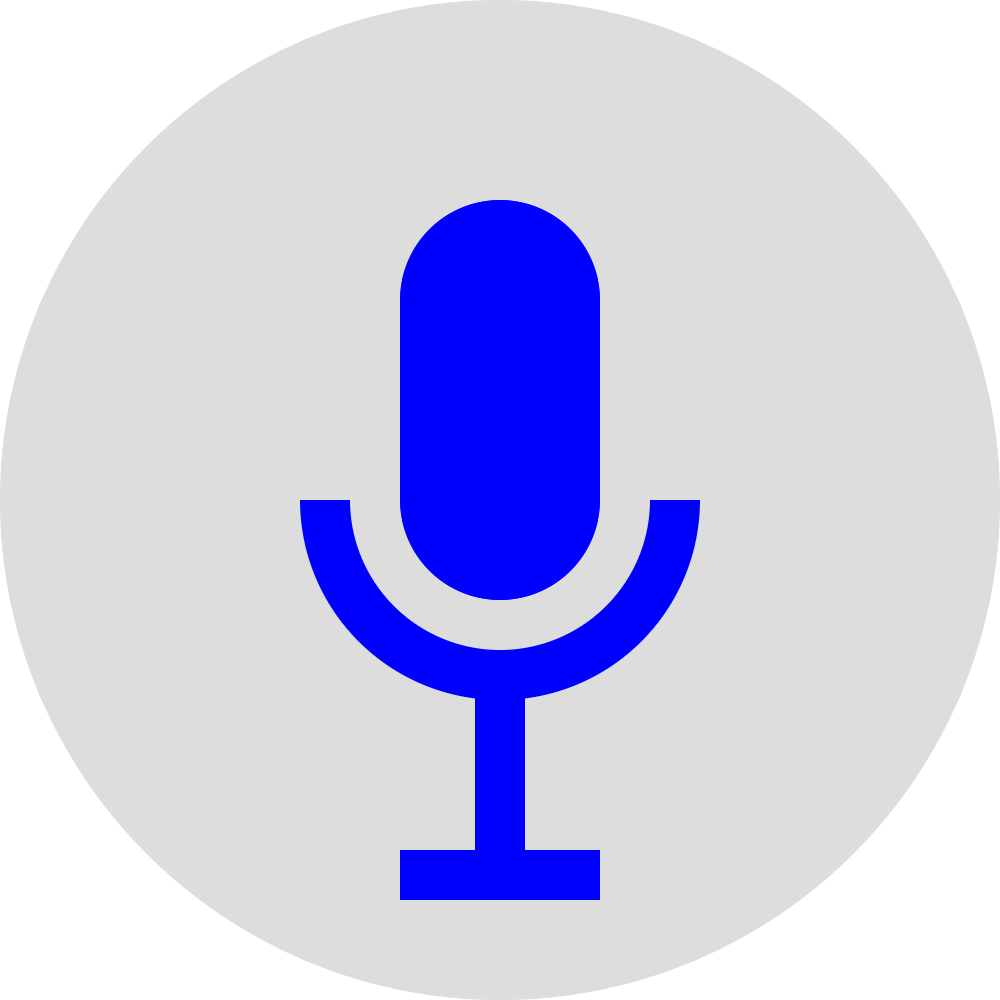
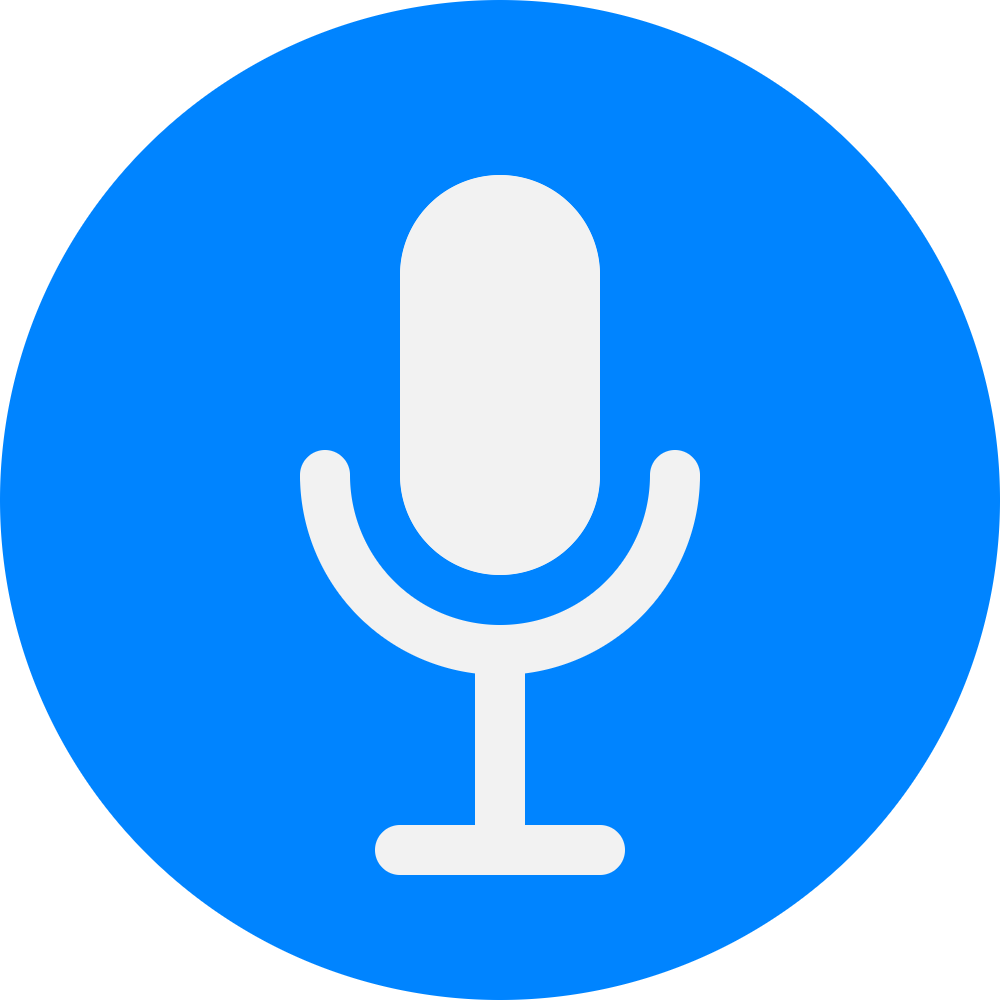
Layer changes from the first 1000×1000 image to the second:
added layer "Layer #9" above "Layer #10" over left=300, top=175, right=700, bottom=875
added layer "Layer #10" above "Layer #11" over left=0, top=0, right=1000, bottom=1000
hid "Layer #2" over left=300, top=200, right=700, bottom=900
hid "Layer #3" over left=0, top=0, right=1000, bottom=1000
